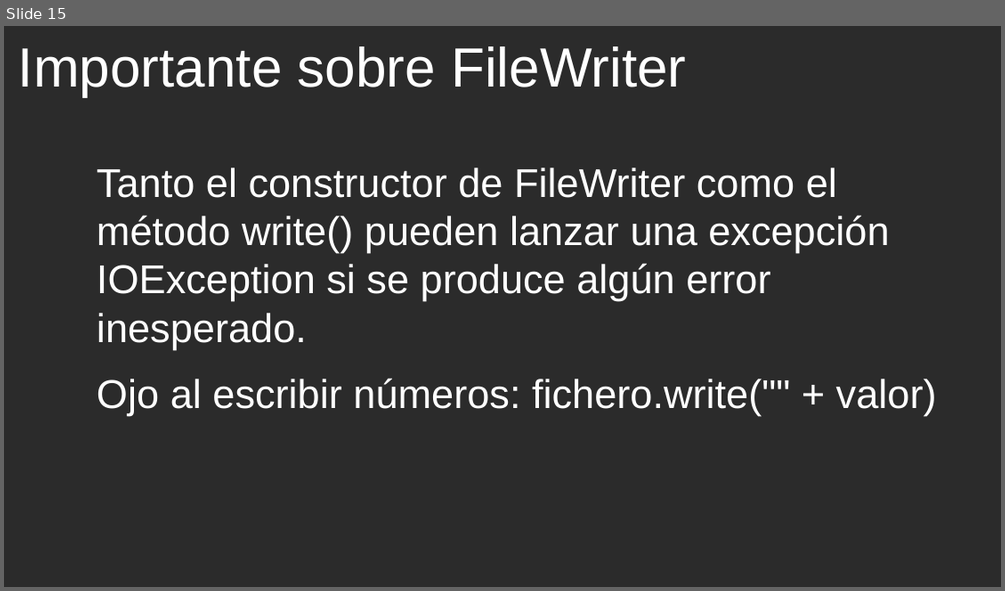
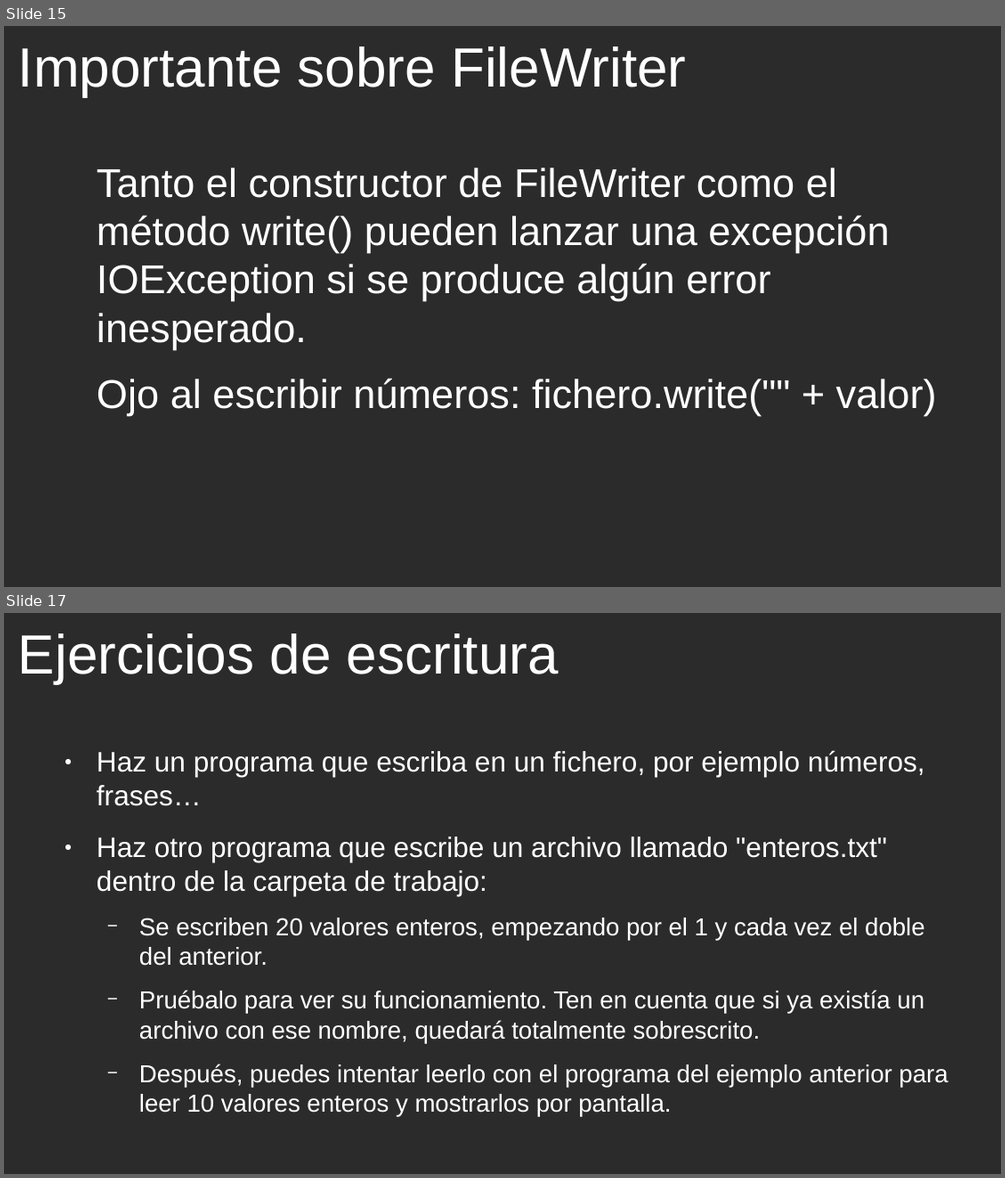
Before and after one commit to cmorenoruiz/ApuntesProgramacion, a slide deck: Unidad 11 Ficheros/Clase FileWriter Presentación para clase.odp. Shown one above the other, each under a label of ours: slide 15 before the commit, slides 15 and 17 after it; the slides between them are not shown. The pictures are 1005x591 and 1005x1178 pixels, drawn with LibreOffice and Linux fonts; fonts in the diff are those of the drawing; background and template pictures are left out; a plain dark background stands for a picture behind light text. Boxes give left, top, right and bottom in pixels: in the first picture for what was removed or moved away, otherwise in the second. Text is boxed around its words. In the diff, an @@ line names an element or a change of style, - is before the commit and + after.

Commit message:
Añadidos ejemplos para practicar lectura y escritura

```diff
--- a/Unidad 11 Ficheros/Clase FileWriter Presentación para clase.odp
+++ b/Unidad 11 Ficheros/Clase FileWriter Presentación para clase.odp
@@ slide 17 added at bbox=[4, 613, 1001, 1174], background picture (left out) @@
@@ title added at bbox=[18, 633, 558, 684], 44 pt, text #FFFFFF @@
+Ejercicios de escritura
@@ text added at bbox=[97, 750, 947, 1116], 19.6 pt, text #FFFFFF @@
+● Haz un programa que escriba en un fichero, por ejemplo números, frases…
+● Haz otro programa que escribe un archivo llamado "enteros.txt" dentro de la carpeta de trabajo:
+  − Se escriben 20 valores enteros, empezando por el 1 y cada vez el doble del anterior.
+  − Pruébalo para ver su funcionamiento. Ten en cuenta que si ya existía un archivo con ese nombre, quedará totalmente sobrescrito.
+  − Después, puedes intentar leerlo con el programa del ejemplo anterior para leer 10 valores enteros y mostrarlos por pantalla.
```
Also in this commit, not shown: 5 slides changed, 1 other slide added, 1 other file.
